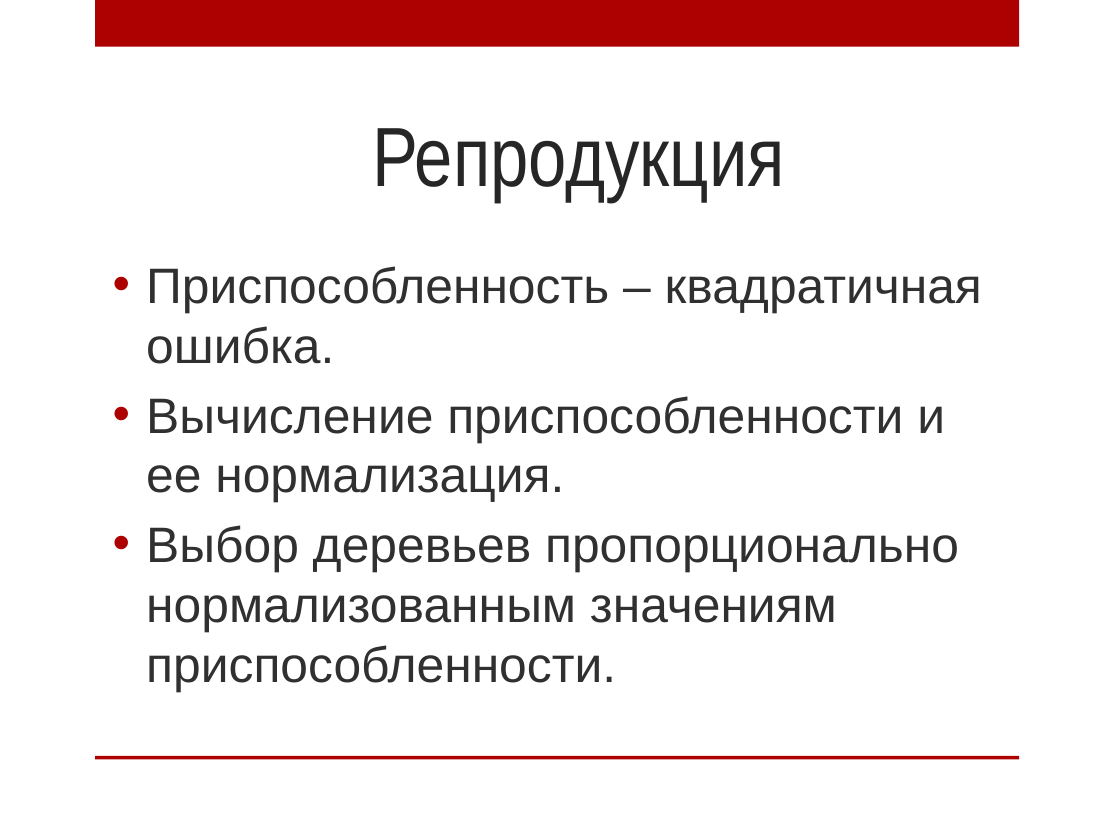
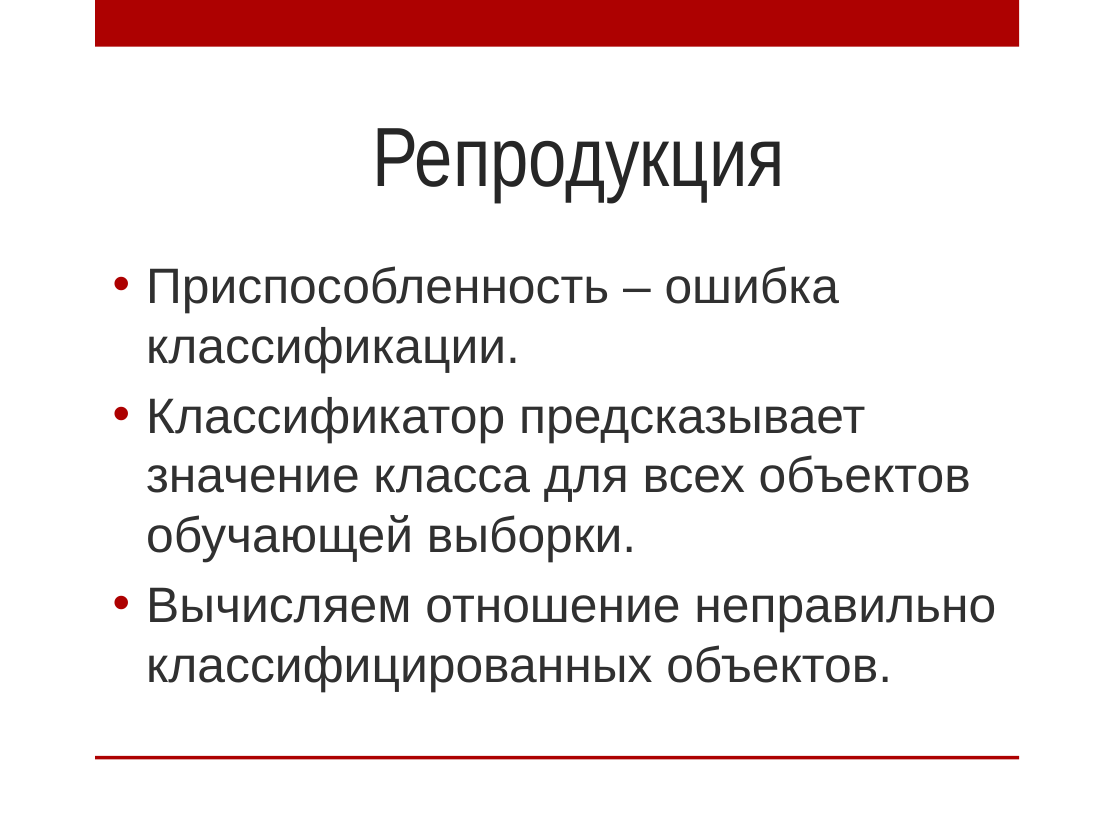
Before and after one commit to AnnaIbakaeva/Genetic, a slide deck: slide 15 of Диплом/Магистратура.pptx (slide 12 before the commit). Drawn at 1120x840 pixels with LibreOffice and Linux fonts; fonts in the diff are those of the drawing; background and template pictures are left out. Boxes give left, top, right and bottom in pixels: in the first picture for what was removed or moved away, otherwise in the second. Text is boxed around its words. In the diff, an @@ line names an element or a change of style, - is before the commit and + after.

```diff
--- a/Диплом/Магистратура.pptx
+++ b/Диплом/Магистратура.pptx
@@ text at <box>146,266,996,692</box>: text changed @@
-• Приспособленность – квадратичная ошибка.
-• Вычисление приспособленности и ее нормализация.
-• Выбор деревьев пропорционально нормализованным значениям приспособленности.
+• Приспособленность – ошибка классификации.
+• Классификатор предсказывает значение класса для всех объектов обучающей выборки.
+• Вычисляем отношение неправильно классифицированных объектов.
```
Also in this commit, not shown: 1 other slide changed, 5 slides added, 5 slides removed, 5 other files.
